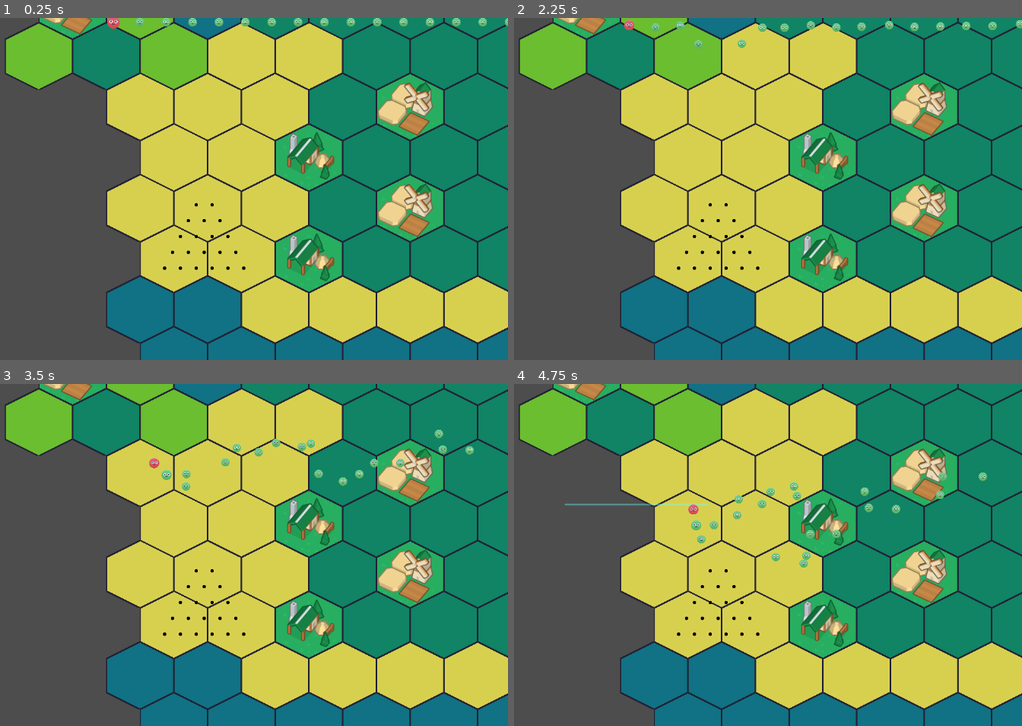
Above: before the commit, frames 1-4 (two rows, left to right).
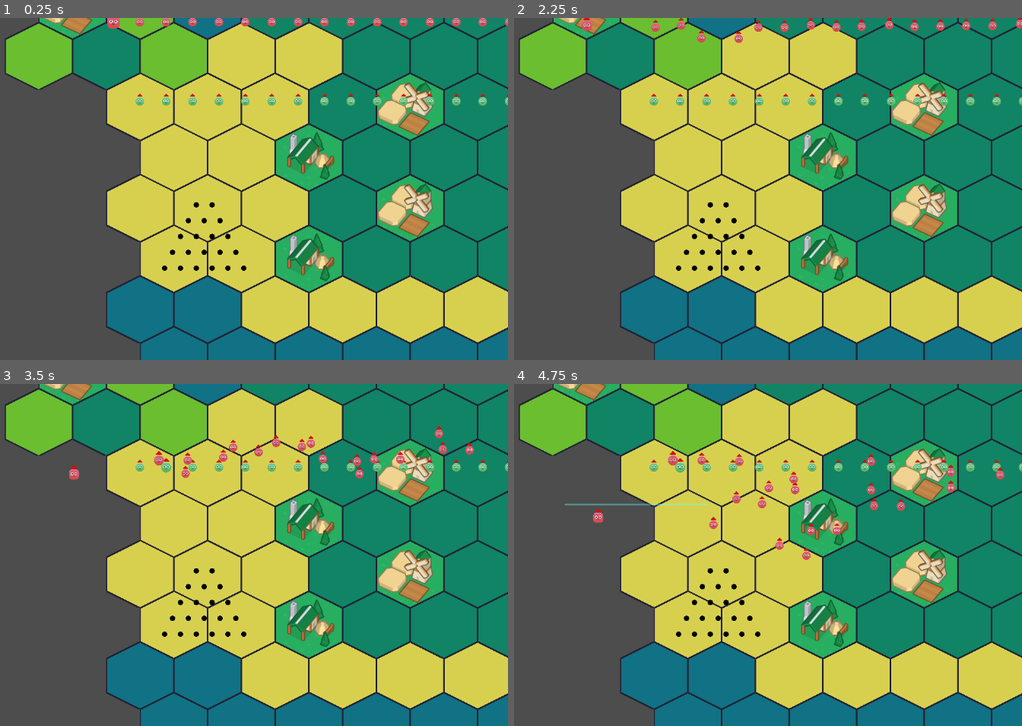
Above: after the commit, the same moments.

Repository: Luis-Arnold/Legends-of-Old
Game: Godot game, scene res://Content/Scenes/Map/Map2D.tscn
Same seed, same stepped clock (60 frames per second), same inputs: the game is played once before the commit and once after it.
Inputs (mouse positions are in pixels of both pictures, inside the frame that each line leads up to):
- Up to frame 1 (0.25 s): no input
- Up to frame 2 (2.25 s): tap Enter at 0.5 s; move the mouse to (854, 171) at 0.52 s; click (854, 171) at 0.67 s; tap Space at 0.77, 1.25 s; drag from (595, 206) to (625, 21) at 1.27 s; move the mouse to (778, 113) at 2.02 s; click (778, 113) at 2.17 s
- Up to frame 3 (3.5 s): drag from (172, 623) to (152, 435) at 2.77 s
- Up to frame 4 (4.75 s): move the mouse to (900, 606) at 3.52 s; click (900, 606) at 3.67 s; tap Space at 3.77 s; drag from (534, 503) to (707, 503) at 4.27 s

The runs differ from the first frame. In frame 1, 1.3% of the frame differs, in the area x 21-100%, y 0-74%; in frame 2, 1.6%; in frame 3, 1.8%; in frame 4, 2.3%, in the area x 15-100%, y 19-74%.

Commit message:
Movement and combat improvements

Diff:
--- a/Content/Scenes/Map/Camera2D.gd
+++ b/Content/Scenes/Map/Camera2D.gd
@@ -82,15 +82,23 @@
 		if Input.is_mouse_button_pressed(MOUSE_BUTTON_RIGHT):
 			if (get_global_mouse_position() - position).distance_to(dragRightStartPosition) > dragThreshold:
 				if CameraUtil.globalSelected:# Drag formation
-					# during formation
+					if not draggingRight:
+						draggingRight = true
+						dragRightStartPosition = get_global_mouse_position()
+						print("Drag started")
+
+					var dragStart = dragRightStartPosition - position
+					var mousePos = get_global_mouse_position() - position
+					var lineCenter = ((dragRightStartPosition + get_global_mouse_position()) / 2.0) - position
+					var line = mousePos - dragStart
+
+					# during formation drag
 					for unit in UnitUtil.selectedUnits:
-						unit.soldierAssignments = UnitUtil.getFormationPositions(unit.leader, unit.soldiers, unit.relativeFormationPositions, get_global_mouse_position())
-						unit.setAbsoluteFormationPositions(unit.relativeFormationPositions, get_global_mouse_position())
+						unit.soldierAssignments = UnitUtil.getFormationPositions(unit.leader, unit.soldiers, unit.relativeFormationPositions, lineCenter + position, line.angle())
 						for soldier in unit.soldierAssignments.keys():
 							soldier.formationPosition = unit.soldierAssignments[soldier]
 						unit.leader.formationPosition = unit.soldierAssignments[unit.leader]
 						unit.queue_redraw()
-					print('Dragging formation')
 					pass
 				else:
 					if not draggingRight:
@@ -128,8 +136,18 @@
 		for tile in MapUtil.gTiles:
 			draw_circle(tile - position, 16, Color.RED)
 
-func _process(delta):
-	queue_redraw()
+	if draggingRight:
+		var dragStart = dragRightStartPosition - position
+		var mousePos = get_global_mouse_position() - position
+		var lineCenter = ((dragRightStartPosition + get_global_mouse_position()) / 2.0) - position
+		var line = mousePos - dragStart
+		var rotatedVector = Vector2(0, -90).rotated(line.angle())
+		var rota = lineCenter + rotatedVector
+
+		draw_line(lineCenter, rota, Color.RED)
+		draw_circle(lineCenter, 5, Color.RED)
+		draw_line(dragStart, mousePos, Color.RED)
+		draw_circle(dragStart, 5, Color.BLACK)
 
 func getSoldier(body: CharacterBody2D):
 	CameraUtil.selectedSoldiers.append(body)
--- a/Content/Scenes/Map/Map2D.gd
+++ b/Content/Scenes/Map/Map2D.gd
@@ -1,10 +1,31 @@
 extends Node2D
+
+const unitScene = preload('res://Content/Scenes/Unit/Unit.tscn')
+
+var whiteUnits: Array = []
+var blackUnits: Array = []
 
 func _ready():
 	MapUtil.mapGrid = %MapGrid
 
-	# Get grid positions & modify special grids
 	MapUtil.mapTileDictionaries = MapUtil.getMapTileDictionaries()
+
+	var whiteUnit = unitScene.instantiate().duplicate()
+	add_child(whiteUnit)
+	whiteUnit.changeColor(PlayerUtil.playerColor.WHITE)
+	whiteUnits.append(whiteUnit)
+	whiteUnit.leader.setCollisionLayers()
+	for soldier in whiteUnit.soldiers:
+		soldier.changePosition(soldier.position + Vector2(0, 150))
+		soldier.setCollisionLayers()
+
+	var blackUnit = unitScene.instantiate().duplicate()
+	add_child(blackUnit)
+	blackUnit.changeColor(PlayerUtil.playerColor.BLACK)
+	blackUnits.append(blackUnit)
+	blackUnit.leader.setCollisionLayers()
+	for soldier in blackUnit.soldiers:
+		soldier.setCollisionLayers()
 
 func _draw():
 	pass
--- a/Content/Scenes/Map/Map2D.tscn
+++ b/Content/Scenes/Map/Map2D.tscn
@@ -1,9 +1,8 @@
-[gd_scene load_steps=8 format=3 uid="uid://clkuw1g8qdw1e"]
+[gd_scene load_steps=7 format=3 uid="uid://clkuw1g8qdw1e"]
 
 [ext_resource type="Script" path="res://Content/Scenes/Map/Map2D.gd" id="1_5je17"]
 [ext_resource type="Texture2D" uid="uid://de37sgbd0xk20" path="res://Content/Resources/Visual/2D/Map/hexMap.png" id="1_uj2kd"]
 [ext_resource type="Script" path="res://Content/Scenes/Map/Camera2D.gd" id="3_8n0wa"]
-[ext_resource type="PackedScene" uid="uid://cx664li6hibmp" path="res://Content/Scenes/Unit/Unit.tscn" id="4_kiaxn"]
 [ext_resource type="PackedScene" uid="uid://rkelrfskfwqu" path="res://Content/Scenes/Player/Player.tscn" id="5_cwgkv"]
 
 [sub_resource type="TileSetAtlasSource" id="TileSetAtlasSource_e7ii4"]
@@ -113,14 +112,3 @@
 
 [node name="Player" parent="." instance=ExtResource("5_cwgkv")]
 position = Vector2(196.396, 198.337)
-
-[node name="Unit" parent="." instance=ExtResource("4_kiaxn")]
-playerColor = 0
-formation = 0
-unitDestination = Vector2(0, 0)
-leaderPosition = Vector2(0, 0)
-relativeFormationPositions = []
-absoluteFormationPositions = []
-soldierAssignments = {}
-troopSize = 0
-soldiers = []
--- a/Content/Scenes/Soldier/Soldier.gd
+++ b/Content/Scenes/Soldier/Soldier.gd
@@ -8,7 +8,15 @@
 var destination: Vector2 = Vector2()
 var formationPosition: Vector2 # Relative position in the formation
 var stamina: int = 100
-var direction
+
+@export_category('Combat')
+var health: int
+var armor: int
+var resistance: float
+var attackSpeed: float
+var attackDamage: int
+signal soldierDamaged
+signal soldierDied
 
 @export_category('Selection')
 var selected: bool = false
@@ -26,17 +34,9 @@
 	connect('soldierSelected', Callable(self, 'onSoldierSelected'))
 	connect('soldierDeselected', Callable(self, 'onSoldierDeselected'))
 	connect('tileChanged', Callable(self, 'onTileChanged'))
-	%CollisionSelector.connect('body_entered', Callable(MapUtil, 'pieceEntered').bind(self))
-
-	if playerColor == PlayerUtil.ownerPlayer.playerColor:
-		add_to_group("friendlies")
-		set_collision_layer_value(PlayerUtil.ownerPlayer.playerCollisionLayer, true)
-		set_collision_mask_value(12, true)
-	else:
-		add_to_group("enemies")
-		set_collision_layer_value(12, true)
-		set_collision_mask_value(PlayerUtil.ownerPlayer.playerCollisionLayer, true)
-
+	# Telling the Selector rectangle that this soldier entered the selection
+	%SelectorArea.connect('body_entered', Callable(MapUtil, 'pieceEntered').bind(self))
+	%TargetArea.connect('body_entered', Callable(self, 'onEnemyEntered'))
 
 func _input(event):
 	if InputUtil.isLeftMousePressed(event):
@@ -52,16 +52,65 @@
 	pass
 
 func moveTowardsTarget(delta):
-	var direction = (destination - position).normalized()
+	var _direction = (destination - position).normalized()
 	if position.distance_to(destination) > 8:  # Add a small threshold to prevent jittering
-		velocity = direction * currentSpeed
+		velocity = _direction * currentSpeed
 		move_and_slide()
 	else:
 		velocity = Vector2.ZERO
 		position = destination  # Snap to target position
 
-func getTileBelow():
+func setCollisionLayers():
+	if playerColor == PlayerUtil.playerColor.WHITE:
+		add_to_group("friendlies")
+		set_collision_layer_value(PlayerUtil.ownerPlayer.playerCollisionLayer, true)
+		set_collision_mask_value(12, true)
+		%TargetArea.set_collision_mask_value(12, true)
+	else:
+		add_to_group("enemies")
+		set_collision_layer_value(12, true)
+		set_collision_mask_value(PlayerUtil.ownerPlayer.playerCollisionLayer, true)
+		%TargetArea.set_collision_mask_value(PlayerUtil.ownerPlayer.playerCollisionLayer, true)
+
+func changePosition(newPosition: Vector2):
+	position = newPosition
+	formationPosition = newPosition
+	destination = newPosition
+
+func changeRotation(newRotation: int):
+	%RotationIndicator.rotation = newRotation
+
+func changeColor(newColor: PlayerUtil.playerColor):
+	playerColor = newColor
+	match newColor:
+		PlayerUtil.playerColor.WHITE:
+			%Body.animation = 'green'
+		PlayerUtil.playerColor.BLACK:
+			%Body.animation = 'red'
+		_:
+			%Body.animation = 'green'
+	if isLeader:
+		%Body.frame = 1
+
+func changeType(newType: UnitUtil.unitType):
 	pass
+
+func changeUnit(newUnit: Unit):
+	disconnect('soldierDamaged', Callable(currentUnit, 'onSoldierDamaged'))
+	disconnect('soldierDied', Callable(currentUnit, 'onSoldierDied'))
+	currentUnit = newUnit
+	connect('soldierDamaged', Callable(newUnit, 'onSoldierDamaged'))
+	connect('soldierDied', Callable(newUnit, 'onSoldierDied'))
+
+func takeDamage(damageTaken):
+	emit_signal('soldierDamaged')
+	# Damage type resistances
+	var damageAfterResistance = damageTaken * resistance
+
+	health -= damageAfterResistance
+
+	if health < 1:
+		emit_signal('soldierDied')
 
 func onTileChanged():
 	var currentTerrain = MapUtil.terrainToString(MapUtil.matchTerrainOfTileData(currentTile))
@@ -82,3 +131,8 @@
 
 func onSoldierDeselected():
 	currentUnit.deselectUnit()
+
+func onEnemyEntered(body):
+	if body is CharacterBody2D:
+		print('ownname: ' + name)
+		print('incoming name: ' + body.name)
--- a/Content/Scenes/Soldier/Soldier.tscn
+++ b/Content/Scenes/Soldier/Soldier.tscn
@@ -1,8 +1,24 @@
-[gd_scene load_steps=14 format=3 uid="uid://ddqqmy67fhbkl"]
+[gd_scene load_steps=21 format=3 uid="uid://ddqqmy67fhbkl"]
 
 [ext_resource type="Script" path="res://Content/Scenes/Soldier/Soldier.gd" id="1_556pp"]
 [ext_resource type="Texture2D" uid="uid://c8dlp7k0hfoqf" path="res://Content/Resources/Visual/2D/Soldier/Body/GreenAndRed.png" id="2_k6ue5"]
+[ext_resource type="Texture2D" uid="uid://bl6deytvy1lga" path="res://Content/Resources/Visual/2D/Soldier/Body/BlueCircle.png" id="2_t1nw5"]
 [ext_resource type="Texture2D" uid="uid://q2go8wn66dke" path="res://Content/Resources/Visual/2D/Soldier/Face/faceA.png" id="3_st1xn"]
+[ext_resource type="Texture2D" uid="uid://txfgqqpqt86o" path="res://Content/Resources/Visual/2D/Soldier/Body/BlueSquare.png" id="3_y5ds1"]
+[ext_resource type="Texture2D" uid="uid://boo3atn2kj5du" path="res://Content/Resources/Visual/2D/Soldier/Body/BlueTriangle.png" id="4_0xaak"]
+[ext_resource type="Texture2D" uid="uid://b57weqr0qb3js" path="res://Content/Resources/Visual/2D/Icons/Arrows/up.png" id="4_16pbf"]
+
+[sub_resource type="AtlasTexture" id="AtlasTexture_55ay5"]
+atlas = ExtResource("2_t1nw5")
+region = Rect2(0, 0, 80, 80)
+
+[sub_resource type="AtlasTexture" id="AtlasTexture_6e2dq"]
+atlas = ExtResource("3_y5ds1")
+region = Rect2(0, 0, 80, 80)
+
+[sub_resource type="AtlasTexture" id="AtlasTexture_oklqp"]
+atlas = ExtResource("4_0xaak")
+region = Rect2(0, 0, 80, 80)
 
 [sub_resource type="AtlasTexture" id="AtlasTexture_2vol0"]
 atlas = ExtResource("2_k6ue5")
@@ -30,6 +46,20 @@
 
 [sub_resource type="SpriteFrames" id="SpriteFrames_6mc88"]
 animations = [{
+"frames": [{
+"duration": 1.0,
+"texture": SubResource("AtlasTexture_55ay5")
+}, {
+"duration": 1.0,
+"texture": SubResource("AtlasTexture_6e2dq")
+}, {
+"duration": 1.0,
+"texture": SubResource("AtlasTexture_oklqp")
+}],
+"loop": true,
+"name": &"blue",
+"speed": 5.0
+}, {
 "frames": [{
 "duration": 1.0,
 "texture": SubResource("AtlasTexture_2vol0")
@@ -84,27 +114,41 @@
 script = ExtResource("1_556pp")
 
 [node name="Body" type="AnimatedSprite2D" parent="."]
+unique_name_in_owner = true
 scale = Vector2(0.2, 0.2)
 sprite_frames = SubResource("SpriteFrames_6mc88")
-animation = &"green"
+animation = &"blue"
 
 [node name="Face" type="AnimatedSprite2D" parent="Body"]
 sprite_frames = SubResource("SpriteFrames_y37br")
 animation = &"faces"
 
-[node name="CollisionSelector" type="Area2D" parent="."]
+[node name="SelectorArea" type="Area2D" parent="."]
 unique_name_in_owner = true
 collision_layer = 2
 collision_mask = 2
 
-[node name="SelectorShape" type="CollisionShape2D" parent="CollisionSelector"]
+[node name="SelectorShape" type="CollisionShape2D" parent="SelectorArea"]
 shape = SubResource("CapsuleShape2D_dpbks")
 debug_color = Color(0.894118, 0.219608, 0.592157, 0.419608)
 
-[node name="CollisionBody" type="CollisionShape2D" parent="."]
+[node name="BodyCollider" type="CollisionShape2D" parent="."]
 position = Vector2(1.42109e-14, -1.42109e-14)
 shape = SubResource("CapsuleShape2D_dpbks")
 
-[node name="CollisionPolygon2D" type="CollisionPolygon2D" parent="."]
+[node name="TargetArea" type="Area2D" parent="."]
+unique_name_in_owner = true
+collision_layer = 0
+collision_mask = 0
+
+[node name="TargetCollider" type="CollisionPolygon2D" parent="TargetArea"]
 position = Vector2(2, -6)
 polygon = PackedVector2Array(-2, -17, -16, -11, -2, 14, 12, -11)
+
+[node name="RotationIndicator" type="Sprite2D" parent="."]
+unique_name_in_owner = true
+modulate = Color(0.811765, 0.0784314, 0.0588235, 1)
+position = Vector2(0, -1.90735e-06)
+scale = Vector2(0.3, 0.3)
+texture = ExtResource("4_16pbf")
+offset = Vector2(0, -40)
--- a/Content/Scenes/Unit/Unit.gd
+++ b/Content/Scenes/Unit/Unit.gd
@@ -43,7 +43,7 @@
 
 	relativeFormationPositions = UnitUtil.matchFormationType(UnitUtil.formationType.TRIANGLE, troopSize, 30)
 	setAbsoluteFormationPositions(relativeFormationPositions, get_global_mouse_position())
-	soldierAssignments = UnitUtil.getFormationPositions(leader, soldiers, relativeFormationPositions, get_global_mouse_position())
+	soldierAssignments = UnitUtil.getFormationPositions(leader, soldiers, relativeFormationPositions, get_global_mouse_position(), 0.0)
 
 	for soldier in soldierAssignments.keys():
 		soldier.formationPosition = soldierAssignments[soldier]
@@ -71,9 +71,8 @@
 	emit_signal('unitDeselected')
 
 func _draw():
-
-	for formPos in absoluteFormationPositions:
-		draw_circle(formPos, 3, Color.BLACK)
+	for soldier in soldiers:
+		draw_circle(soldier.formationPosition, 5, Color.BLACK)
 
 #	for i in range(troopSize - 1):
 #		draw_line(soldiers[i].position, soldierAssignments.values()[i], Color.RED)
@@ -81,12 +80,21 @@
 func _process(delta):
 	queue_redraw()
 
-func updateFormation():
-	pass
-
 func changeColor(newColor: PlayerUtil.playerColor) -> void:
 	playerColor = newColor
+	for soldier in soldiers:
+		soldier.changeColor(newColor)
+	leader.changeColor(newColor)
 	emit_signal('colorChanged')
 
 func setAbsoluteFormationPositions(relFormationPos, transformation) -> void:
 	absoluteFormationPositions = relFormationPos.map(func(v: Vector2): return v + transformation)
+
+func onSoldierDamaged(damagedSoldier: Soldier) -> void:
+	pass
+
+func onSoldierDied(deadSoldier: Soldier) -> void:
+	troopSize -= 1
+	soldiers.erase(deadSoldier)
+	UnitUtil.selectedUnits.erase(deadSoldier)
+	deadSoldier.queue_free()
--- a/Content/Scripts/Singletons/MapUtil.gd
+++ b/Content/Scripts/Singletons/MapUtil.gd
@@ -52,7 +52,10 @@
 			return terrainType.NONE
 
 func matchTerrainOfTileData(tileData: TileData) -> terrainType:
-	return matchTerrain(tileData.terrain_set, tileData.terrain)
+	if is_instance_valid(tileData):
+		return matchTerrain(tileData.terrain_set, tileData.terrain)
+	else:
+		return terrainType.NONE
 
 func terrainToString(type: terrainType) -> String:
 	match type:
--- a/Content/Scripts/Singletons/UnitUtil.gd
+++ b/Content/Scripts/Singletons/UnitUtil.gd
@@ -4,6 +4,10 @@
 
 @export var relativeUnitPositions: Array
 @export var absoluteUnitPositions: Array
+
+enum unitType {
+	ANY
+}
 
 enum formationType {
 	TRIANGLE,
@@ -13,18 +17,19 @@
 	ANY
 }
 
-func getFormationPositions(leader, soldiers, formationPositions, transformation) -> Dictionary:
+func getFormationPositions(leader, soldiers, formationPositions, transformation, formationRotation) -> Dictionary:
 	# Dictionary to hold soldier objects and their assigned positions
 	var soldierAssignments = {}
 	var availablePositions = formationPositions.duplicate() # Clone the list to keep track of available positions
 
-	availablePositions = availablePositions.map(func(v: Vector2): return v + transformation)
+	availablePositions = availablePositions.map(func(v: Vector2): return v.rotated(formationRotation) + transformation)
 
 	# Sort the formation positions by distance from the center of the formation, furthest first
 	availablePositions.sort_custom(Callable(self, "sort_positions_desc"))
 
 	# Iterate over each soldier to find the closest available position
 	for soldier in soldiers:
+		soldier.changeRotation(formationRotation)
 		var assigned_pos = null
 		var closest_dist = INF # Infinity, since we want to minimize this
 
@@ -42,7 +47,8 @@
 			# Remove this position so it's not reused
 			availablePositions.erase(assigned_pos)
 
-	soldierAssignments[leader] = Vector2(0,0) + transformation
+	leader.changeRotation(formationRotation)
+	soldierAssignments[leader] = Vector2(0,0).rotated(formationRotation) + transformation
 
 	return soldierAssignments
 
Binary file added: Content/Resources/Visual/2D/Icons/Arrows/up.png
Not shown, added: Content/Resources/Visual/2D/Icons/Arrows/up.png.import
Binary file added: Content/Resources/Visual/2D/Soldier/Body/BlueCircle.png
Not shown, added: Content/Resources/Visual/2D/Soldier/Body/BlueCircle.png.import
Binary file added: Content/Resources/Visual/2D/Soldier/Body/BlueSquare.png
Not shown, added: Content/Resources/Visual/2D/Soldier/Body/BlueSquare.png.import
Binary file added: Content/Resources/Visual/2D/Soldier/Body/BlueTriangle.png
Not shown, added: Content/Resources/Visual/2D/Soldier/Body/BlueTriangle.png.import
